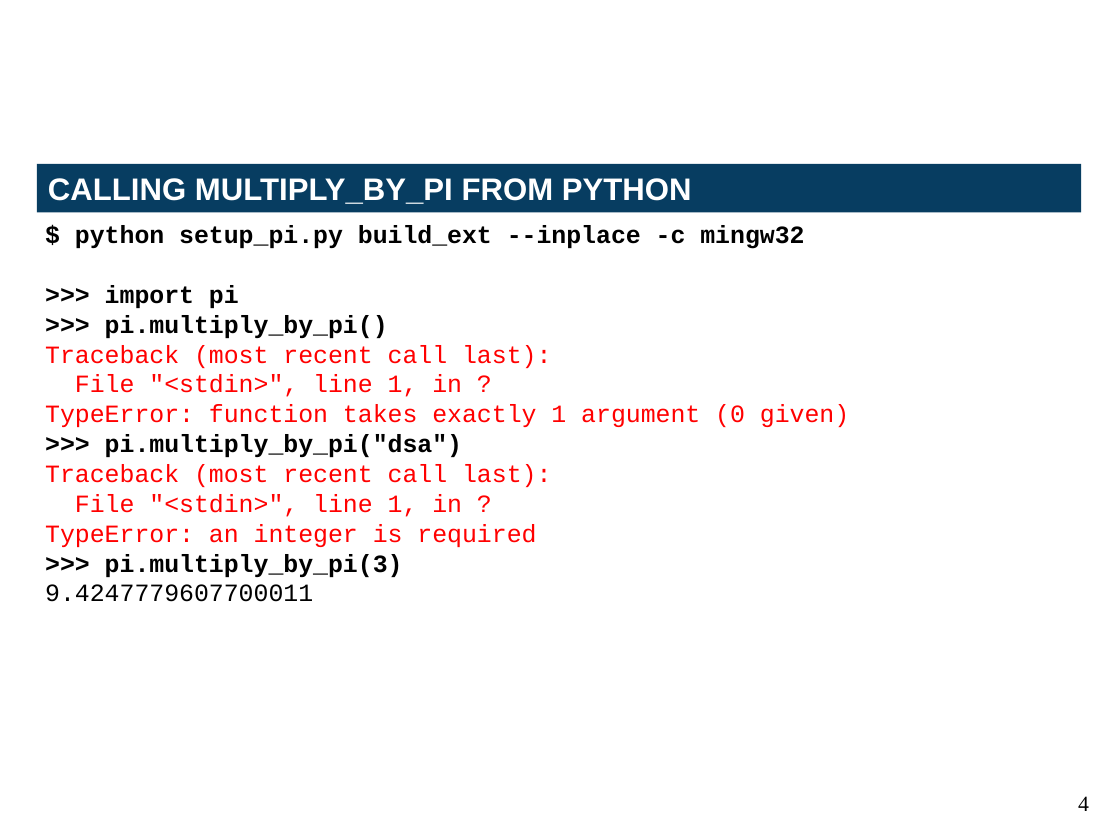
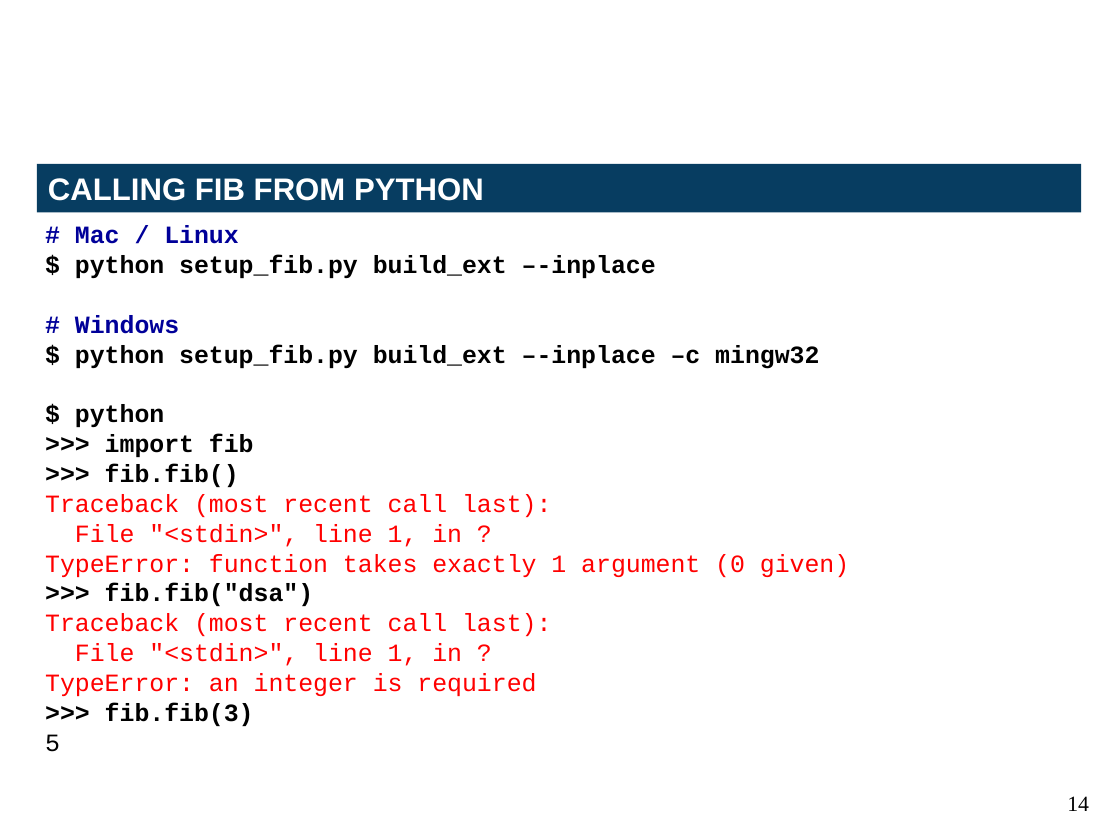
Before and after one commit to kwmsmith/scipy2013-cython-tutorial, a slide deck: slide 14 of Cython.pptx (slide 4 before the commit). Drawn at 1120x840 pixels with LibreOffice and Linux fonts; fonts in the diff are those of the drawing; background and template pictures are left out. Boxes give left, top, right and bottom in pixels: in the first picture for what was removed or moved away, otherwise in the second. Text is boxed around its words. In the diff, an @@ line names an element or a change of style, - is before the commit and + after.

```diff
--- a/Cython.pptx
+++ b/Cython.pptx
@@ text in rectangle at [48, 178, 484, 201]: text changed @@
-CALLING MULTIPLY_BY_PI FROM PYTHON
+CALLING FIB FROM PYTHON
@@ text at [75, 225, 819, 487]: text changed @@
-$ python setup_pi.py build_ext --inplace -c mingw32
->>> import pi
->>> pi.multiply_by_pi()
+# Mac / Linux
+$ python setup_fib.py build_ext –-inplace
+# Windows
+$ python setup_fib.py build_ext –-inplace –c mingw32
+$ python
+>>> import fib
+>>> fib.fib()
@@ text at [105, 583, 313, 606]: text changed @@
->>> pi.multiply_by_pi("dsa")
+>>> fib.fib("dsa")
@@ title at [209, 677, 239, 692]: text changed @@
-A simple Cython example
+Compiling an extension module
@@ text at [45, 703, 254, 752]: text changed @@
->>> pi.multiply_by_pi(3)
-9.4247779607700011
+>>> fib.fib(3)
+5
@@ page number at [1067, 796, 1089, 811]: text changed @@
-4
+14
```
Also in this commit, not shown: 11 other slides changed, 39 slides added, 8 slides removed, 14 other files.
